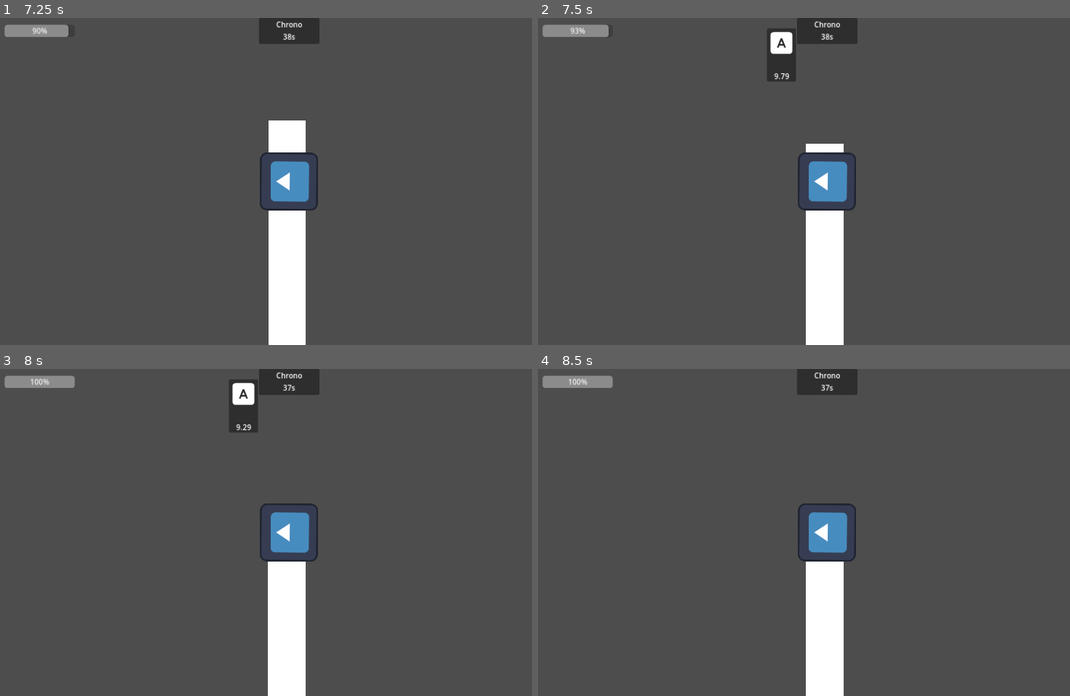
Above: before the commit, frames 1-4 (two rows, left to right).
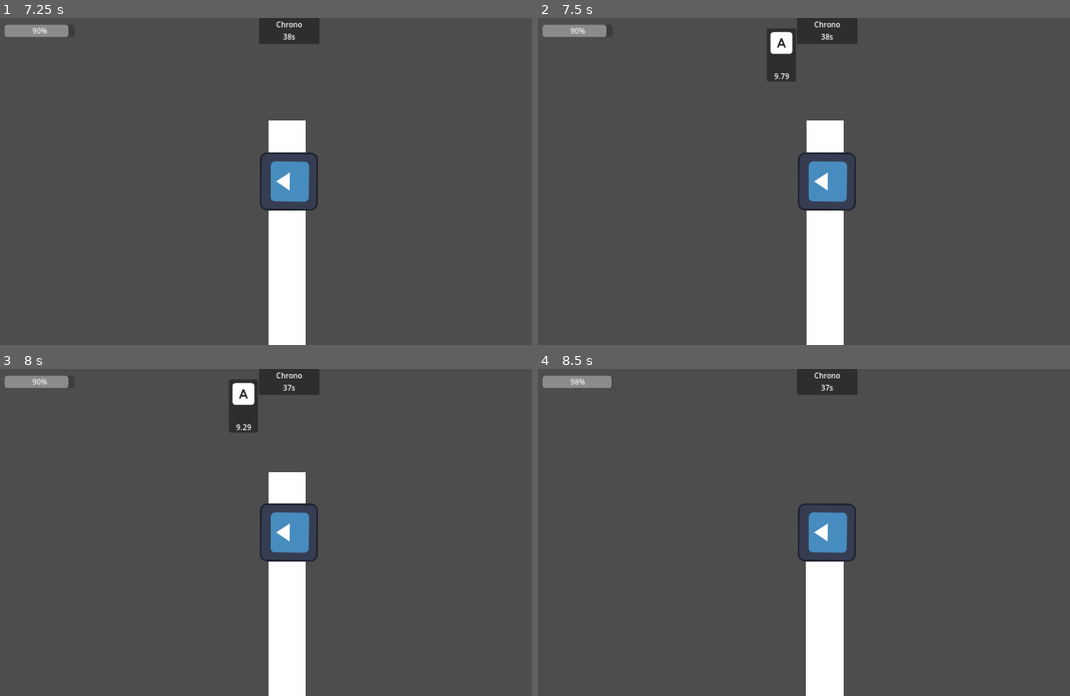
Above: after the commit, the same moments.

Repository: FiFolker/Mazespin
Game: Godot game, scene res://Scenes/menus/main_menu.tscn
Two runs of this game, one before a commit and one after it. Both use one fixed random seed, a clock stepped at 60 frames per second and the inputs below. The engine's default icon, where the game draws it, is replaced by a stand-in: a white triangle on a blue panel in a dark square.
Inputs:
- Up to frame 1 (7.25 s): click "Play" at 0.5 s; tap Enter at 1.25 s; hold Ctrl (current_qte) 1.28-2.03 s; tap Ctrl (current_qte) every 1.5 s from 2.1 to 6.6 s; hold Ctrl (current_qte) 2.78-3.53 s; hold Ctrl (current_qte) 4.28-5.03 s; tap Space at 5 s; hold Ctrl (current_qte) 5.78-6.53 s
- Up to frame 2 (7.5 s): hold Shift (current_qte) from 7.28 s (still down)
- Up to frame 3 (8 s): keep holding Shift (current_qte)
- Up to frame 4 (8.5 s): tap Enter at 8 s; release Shift (current_qte) at 8.03 s; tap A (current_qte) at 8.1 s

Frame 1 is identical in both runs. In frame 2, 0.6% of the frame differs, in the area x 6-58%, y 2-100%; in frame 3, 0.8%, in the area x 5-58%, y 2-100%; in frame 4, less than 0.1%.

Commit message:
bad key handler seems patched and work well for the moment

Diff:
--- a/Scripts/qte/qte.gd
+++ b/Scripts/qte/qte.gd
@@ -10,6 +10,8 @@
 
 var action_name : String
 var qte_info : QTEDisplay
+
+var key_released : bool = true
 
 # Called when the node enters the scene tree for the first time.
 func _ready():
@@ -26,17 +28,22 @@
 
 func _input(event:InputEvent) -> void:
 
-	if event.is_action_pressed("current_qte"):
+	if event.is_action_pressed("current_qte") and key_released:
 		print("action pressed")
+		key_released = false
 		qte_done.emit()
 		clear_qte()
 
 	# always a litlle bit bugged not as much as before but a lil bit
 	if InputMap.action_get_events("current_qte").size() > 0 and event is InputEventKey:
-		if !event.is_match(InputMap.action_get_events("current_qte")[0]) and event.is_pressed():
+		if !event.is_match(InputMap.action_get_events("current_qte")[0]) and event.is_pressed() and key_released:
+			key_released = false
 			qte_failure.emit()
 			clear_qte()
 
+	# reset bool when key released
+	if event is InputEventKey and !event.is_pressed():
+		key_released = true
 
 #region QTE logic
 func generate_qte() -> void:
